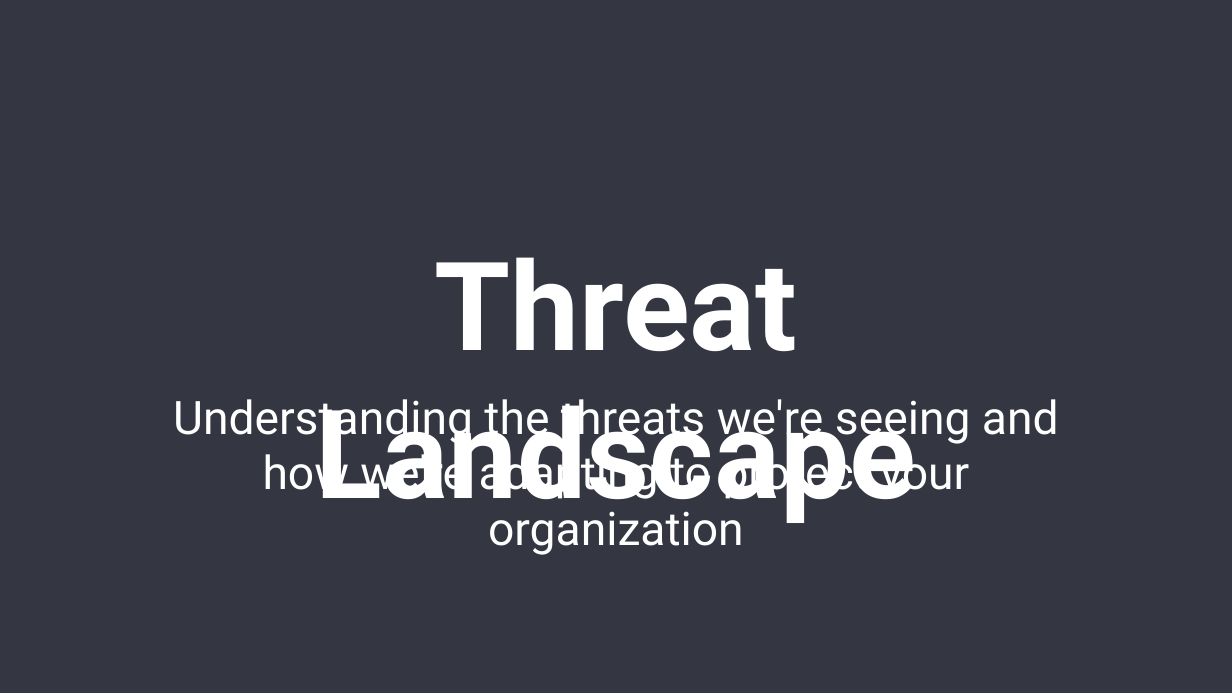
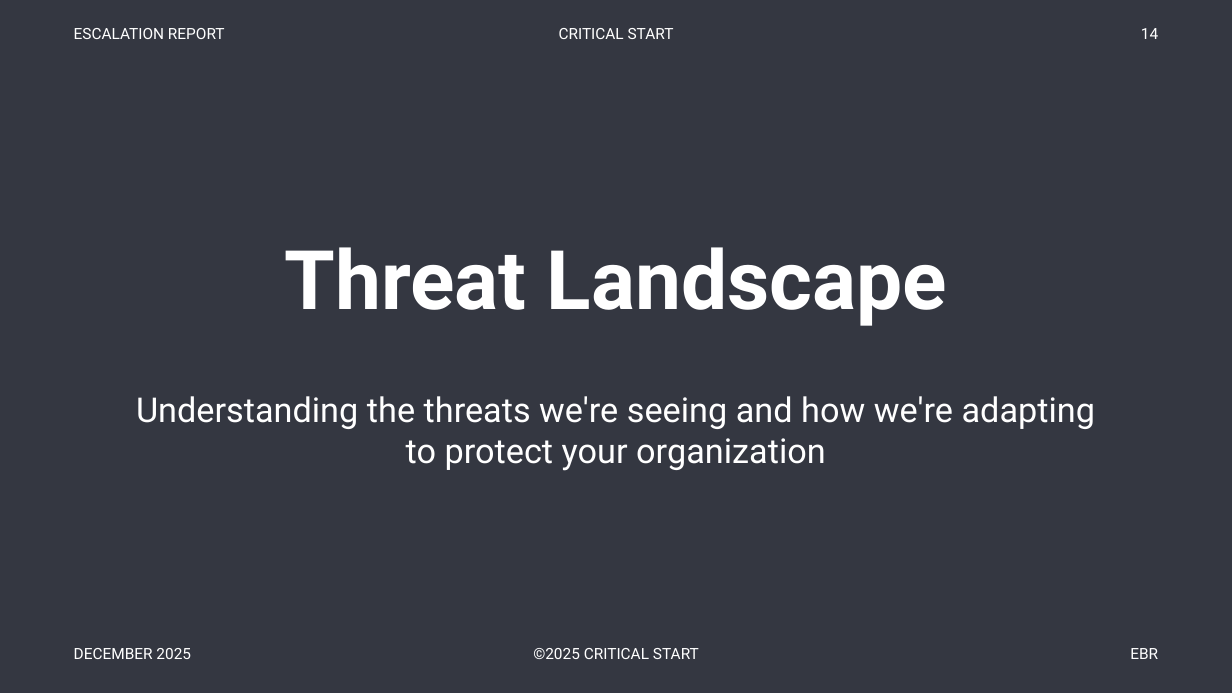
Before and after one commit to peregr956/Escalation-Details-Report, a slide deck: slide 14 of output/escalation_report_2025-12-23.pptx. Drawn at 1232x693 pixels with LibreOffice and Linux fonts; fonts in the diff are those of the drawing. Boxes give left, top, right and bottom in pixels: in the first picture for what was removed or moved away, otherwise in the second. Text is boxed around its words. In the diff, an @@ line names an element or a change of style, - is before the commit and + after.

Commit message:
Refactor presentation typography and enhance slide header/footer functionality. Adjusted font sizes for improved readability, added optional text color parameters for headers and footers, and updated gradient background creation to utilize PowerPoint's native gradient fill. Updated executive summary slides to reflect new metrics and improved layout for clarity.

```diff
--- a/output/escalation_report_2025-12-23.pptx
+++ b/output/escalation_report_2025-12-23.pptx
@@ text added at bbox=[74, 28, 225, 39], 9 pt, text #FFFFFF @@
+ESCALATION REPORT
@@ text added at bbox=[559, 28, 674, 39], 9 pt, text #FFFFFF @@
+CRITICAL START
@@ text added at bbox=[1141, 28, 1158, 39], 9 pt, text #FFFFFF @@
+14
@@ text "Threat Landscape" at bbox=[284, 247, 947, 326]: size 72 to 48 pt @@
@@ text "Understanding the threats we're seeing ..." at bbox=[136, 396, 1096, 471]: size 27 to 20 pt @@
@@ text added at bbox=[74, 648, 191, 659], 9 pt, text #FFFFFF @@
+DECEMBER 2025
@@ text added at bbox=[533, 648, 699, 659], 9 pt, text #FFFFFF @@
+©2025 CRITICAL START
@@ text added at bbox=[1130, 648, 1158, 659], 9 pt, text #FFFFFF @@
+EBR
```
Also in this commit, not shown: 26 other slides changed, 1 slide added, 1 slide removed, 2 other files.
